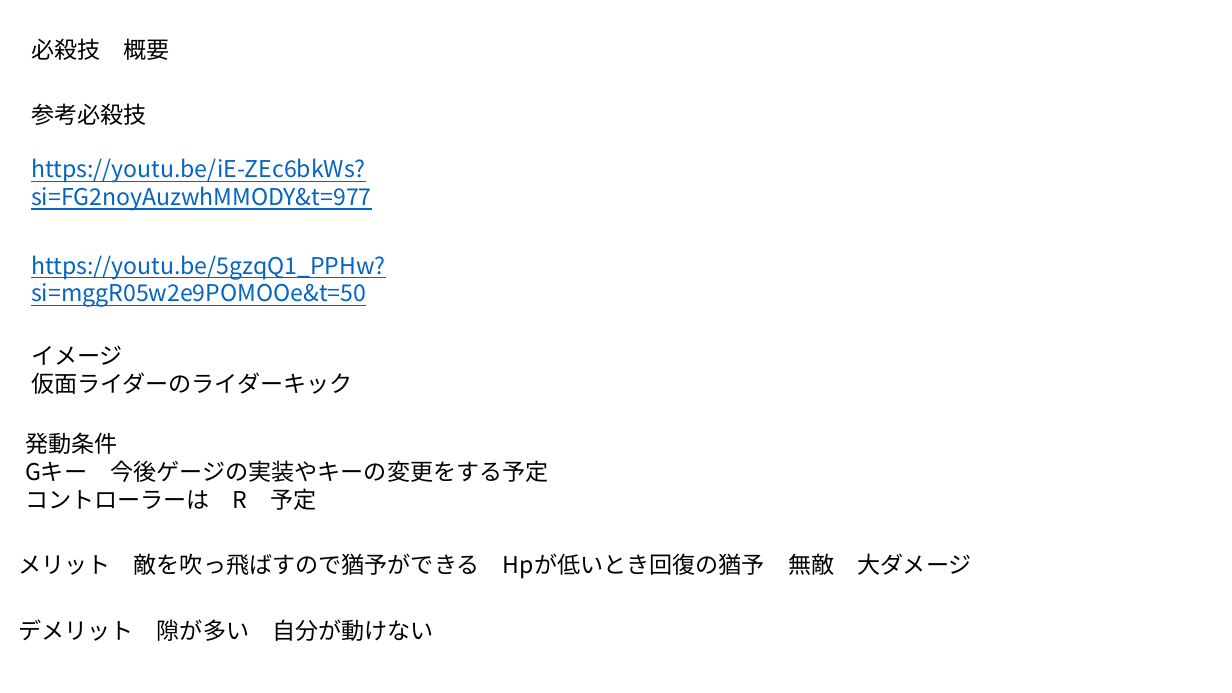
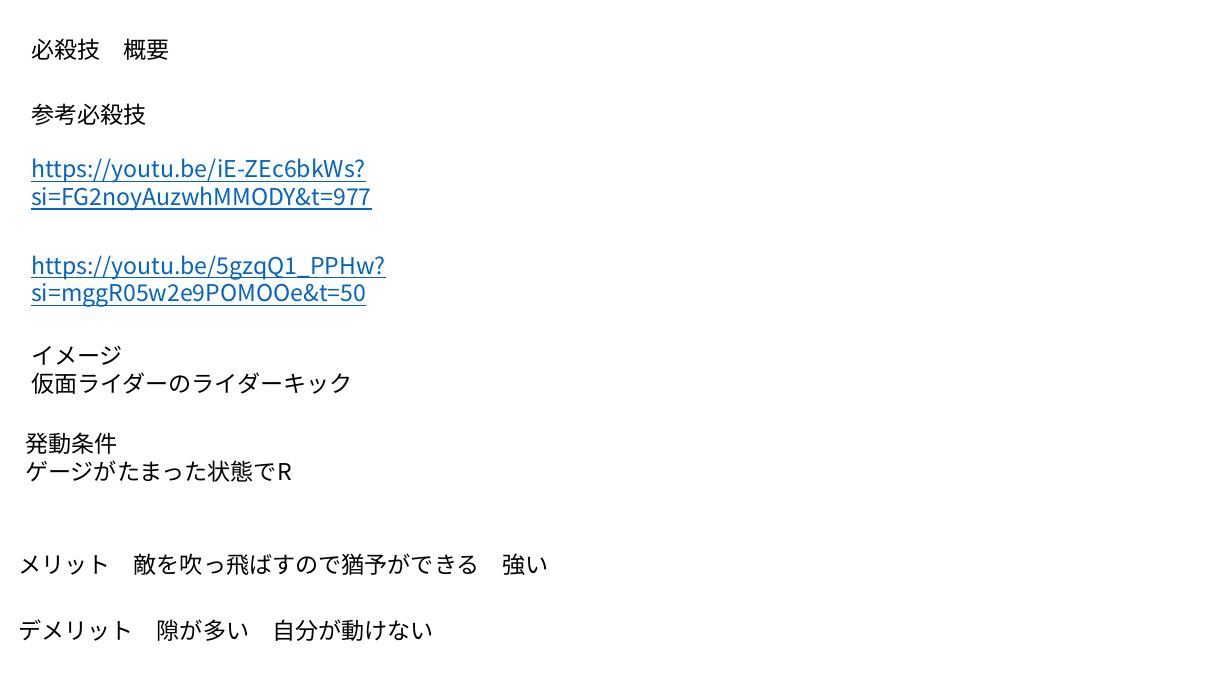
Before and after one commit to ryo-cpu/Camera, a slide deck: slide 6 of 概要書.pptx. Drawn at 1232x693 pixels with LibreOffice and Linux fonts; fonts in the diff are those of the drawing. Boxes give left, top, right and bottom in pixels: in the first picture for what was removed or moved away, otherwise in the second. Text is boxed around its words. In the diff, an @@ line names an element or a change of style, - is before the commit and + after.

Commit message:
必殺前隙に動きを追加　処理の順番変更　ループ時の操作バグを直した

```diff
--- a/概要書.pptx
+++ b/概要書.pptx
@@ text at box(25, 460, 292, 482): text changed @@
-Gキー 今後ゲージの実装やキーの変更をする予定
-コントローラーは R 予定
+ゲージがたまった状態でR
@@ text at box(18, 553, 549, 575): text changed @@
-メリット 敵を吹っ飛ばすので猶予ができる Hpが低いとき回復の猶予 無敵 大ダメージ
+メリット 敵を吹っ飛ばすので猶予ができる 強い
```
Also in this commit, not shown: 3 other files.
